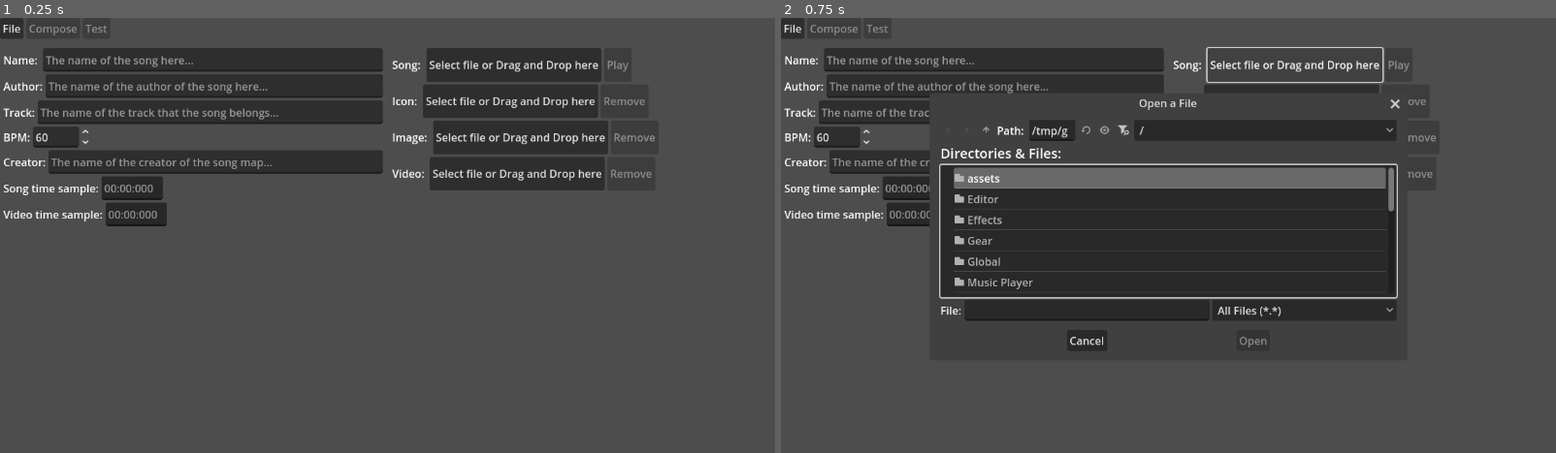
Above: before the commit, frames 1-2 (left to right).
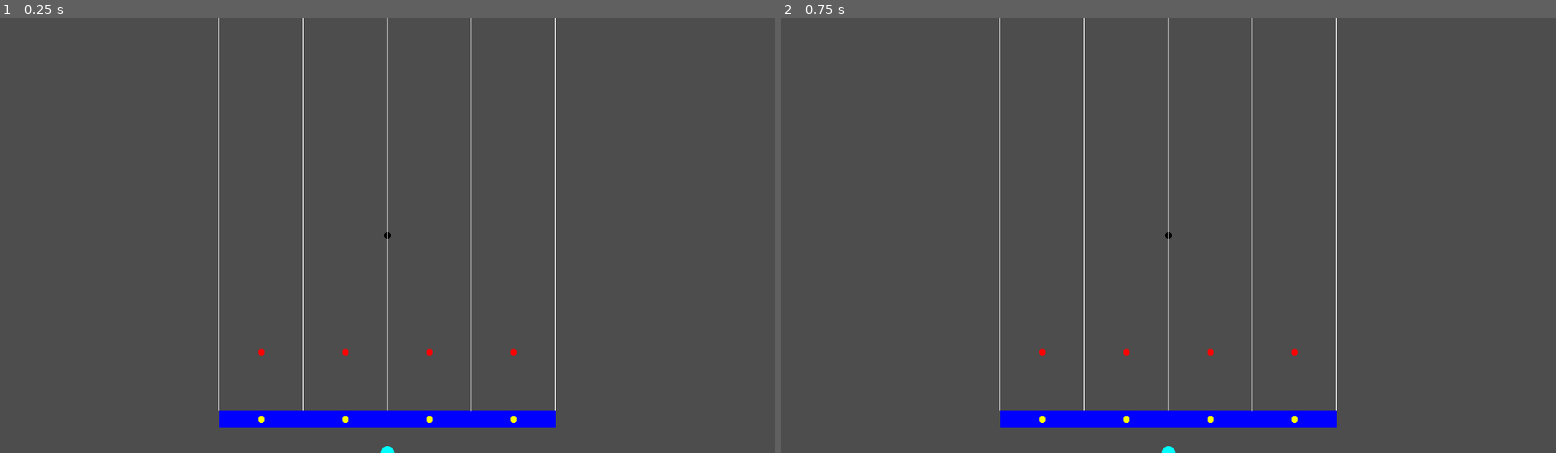
Above: after the commit, the same moments.

Repository: NothermanVEVO/June
Game: Godot game, scene res://Main.tscn
Same seed, same stepped clock (60 frames per second), same inputs: the game is played once before the commit and once after it.
Inputs (mouse positions are in pixels of both pictures, inside the frame that each line leads up to):
- Up to frame 1 (0.25 s): no input
- Up to frame 2 (0.75 s): click (1292, 65) at 0.5 s, where only the run before the commit has a clickable "Select file or Drag and Drop …"

The runs differ from the first frame. In frame 1, 20% of the frame differs, in the area x 0-85%, y 0-100%; in frame 2, 33%.

Commit message:
2025/09/08 - 007
- Created a Global Loader Class to load the game resources.
- Creating the Game...

Diff:
--- a/beat-the-beat/Editor/EditorSettings.gd
+++ b/beat-the-beat/Editor/EditorSettings.gd
@@ -85,7 +85,7 @@
 		_pop_up_dialog("Não foi possível achar o arquivo: \"" + path + "\"")
 		return
 
-	var stream = load_music_stream(path)
+	var stream = Loader.load_music_stream(path)
 
 	if stream is AudioStream:
 		Song.set_song(stream)
@@ -98,33 +98,17 @@
 		_pop_up_dialog("Não foi possível carregar o aúdio!")
 		return
 
-static func load_music_stream(path : String):
-	var stream
-	if path.get_extension() == "mp3":
-		stream = AudioStreamMP3.load_from_file(path)
-		return stream
-	elif path.get_extension() == "wav":
-		stream = AudioStreamWAV.load_from_file(path)
-		return stream
-	elif path.get_extension() == "ogg":
-		stream = AudioStreamOggVorbis.load_from_file(path)
-		return stream
-	return null
-
 func set_icon(path : String) -> void:
 	if not FileAccess.file_exists(path):
 		_pop_up_dialog("Não foi possível achar o arquivo: \"" + path + "\"")
 		return
 
-	var image := Image.new()
-	var error = image.load(path)
-
-	if error != OK:
+	var image_texture : ImageTexture = Loader.load_image(path)
+
+	if not image_texture:
 		_pop_up_dialog("Tipo de arquivo inválido!")
 		return
 	else:
-		var image_texture = ImageTexture.new()
-		image_texture.set_image(image)
 		icon_texture.texture = image_texture
 		remove_icon_button.disabled = false
 		_icon_path = path
@@ -135,15 +119,12 @@
 		_pop_up_dialog("Não foi possível achar o arquivo: \"" + path + "\"")
 		return
 
-	var image := Image.new()
-	var error = image.load(path)
-
-	if error != OK:
+	var image_texture : ImageTexture = Loader.load_image(path)
+
+	if not image_texture:
 		_pop_up_dialog("Tipo de arquivo inválido!")
 		return
 	else:
-		var image_texture = ImageTexture.new()
-		image_texture.set_image(image)
 		image_rect_texture.texture = image_texture
 		remove_image_button.disabled = false
 		_image_path = path
@@ -158,8 +139,7 @@
 		_pop_up_dialog("Não foi possível achar o arquivo: \"" + path + "\"")
 		return
 
-	var stream = VideoStreamTheora.new()
-	stream.file = path
+	var stream = Loader.load_video_stream(path)
 
 	if stream is VideoStream:
 		video_player.stream = stream
--- a/beat-the-beat/Editor/GameEditor.gd
+++ b/beat-the-beat/Editor/GameEditor.gd
@@ -98,7 +98,7 @@
 	_hit_zone_y = size.y + NoteHolder.get_hitzone()
 	gear.set_max_size_y(_hit_zone_y)
 	gear.position.x = size.x / 2
-	gear.position.y = size.y# - NoteHolder.get_hitzone()
+	gear.position.y = size.y
 
 func set_gear(type : Gear.Type) -> void:
 	remove_child(gear)
--- a/beat-the-beat/Global/Editor.gd
+++ b/beat-the-beat/Global/Editor.gd
@@ -21,13 +21,13 @@
 	DialogConfirmation.confirmed.connect(_confirmation_dialog_confirmed)
 	DialogConfirmation.canceled.connect(_confirmation_dialog_canceled)
 
-	## TEMP, REMOVE LATER
-	get_tree().root.add_child.call_deferred(editor_composer)
-	get_tree().root.add_child.call_deferred(editor_settings)
-	_current_scene = Scenes.SETTINGS
-	editor_composer.visible = false
-	editor_settings.visible = true
-	is_on_editor = true
+	## TEMP, REMOVE LATER TODO WARNING NOTE BUG
+	#get_tree().root.add_child.call_deferred(editor_composer)
+	#get_tree().root.add_child.call_deferred(editor_settings)
+	#_current_scene = Scenes.SETTINGS
+	#editor_composer.visible = false
+	#editor_settings.visible = true
+	#is_on_editor = true
 
 	get_tree().set_auto_accept_quit(false)
 
--- /dev/null
+++ b/beat-the-beat/Global/Loader.gd
@@ -0,0 +1,31 @@
+extends Node
+
+func load_music_stream(path : String):
+	var stream
+	if path.get_extension() == "mp3":
+		stream = AudioStreamMP3.load_from_file(path)
+		return stream
+	elif path.get_extension() == "wav":
+		stream = AudioStreamWAV.load_from_file(path)
+		return stream
+	elif path.get_extension() == "ogg":
+		stream = AudioStreamOggVorbis.load_from_file(path)
+		return stream
+	return null
+
+func load_image(path : String):
+	var image := Image.new()
+	var error = image.load(path)
+
+	if error != OK:
+		return null
+	else:
+		var image_texture = ImageTexture.new()
+		image_texture.set_image(image)
+		return image_texture
+
+func load_video_stream(path : String):
+	var stream = VideoStreamTheora.new()
+	stream.file = path
+
+	return stream
--- a/beat-the-beat/Main.tscn
+++ b/beat-the-beat/Main.tscn
@@ -1,3 +1,42 @@
-[gd_scene format=3 uid="uid://ckm76q263gm2s"]
+[gd_scene load_steps=2 format=3 uid="uid://ckm76q263gm2s"]
 
-[node name="Main" type="Node2D"]
+[ext_resource type="Script" uid="uid://i8p2ri84j03i" path="res://Music Player/MusicPlayer.gd" id="1_glv2v"]
+
+[node name="Main" type="Control"]
+layout_mode = 3
+anchors_preset = 15
+anchor_right = 1.0
+anchor_bottom = 1.0
+grow_horizontal = 2
+grow_vertical = 2
+script = ExtResource("1_glv2v")
+_song_resource_path = "C:\\Users\\yagon\\AppData\\Roaming\\Beat the Beat\\songs\\Brutal, acabou pro beta\\song_map.json"
+
+[node name="ColorRect" type="ColorRect" parent="."]
+visible = false
+layout_mode = 1
+anchors_preset = 15
+anchor_right = 1.0
+anchor_bottom = 1.0
+grow_horizontal = 2
+grow_vertical = 2
+color = Color(0, 0, 0, 1)
+
+[node name="VideoStreamPlayer" type="VideoStreamPlayer" parent="."]
+layout_mode = 1
+anchors_preset = 15
+anchor_right = 1.0
+anchor_bottom = 1.0
+grow_horizontal = 2
+grow_vertical = 2
+volume_db = -80.0
+expand = true
+loop = true
+
+[node name="TextureRect" type="TextureRect" parent="."]
+layout_mode = 1
+anchors_preset = 15
+anchor_right = 1.0
+anchor_bottom = 1.0
+grow_horizontal = 2
+grow_vertical = 2
--- a/beat-the-beat/Music Player/MusicPlayer.gd
+++ b/beat-the-beat/Music Player/MusicPlayer.gd
@@ -1,20 +1,68 @@
-extends Node2D
+extends Control
 
 class_name MusicPlayer
+
+@export var _song_resource_path : String
+var _song_resource : SongResource
+
+@onready var video : VideoStreamPlayer = $VideoStreamPlayer
+@onready var image : TextureRect = $TextureRect
+
+var song_map : SongMap
+var song_stream : AudioStream
+var video_stream : VideoStream
+var image_texture : ImageTexture
 
 var _gear : Gear
 
 func _ready() -> void:
+	if _song_resource_path:
+		load_song_resource(_song_resource_path)
+	Song.play()
+	video.play()
+	_gear = Gear.new(Gear.Type.FOUR_KEYS, Gear.Mode.EDITOR, false, size.y)
+	add_child(_gear)
+	_gear.position.x = size.x / 2
+	_gear.position.y = size.y
 	# TEMP ===========
 	#_gear = Gear.new(Gear.Type.SIX_KEYS)
 	#add_child(_gear)
 	# TEMP ===========
 	pass
 
-func _physics_process(delta: float) -> void:
+func _physics_process(_delta: float) -> void:
 	#if Input.is_action_just_pressed("ui_accept"):
 		#_gear.add_note_at(0)
 	pass
 
+func load_song_resource(path : String):  ##TODO MAKE A BETTER THING HERE TO RETURN FROM THE GAME
+	if not FileAccess.file_exists(path):
+		print("Arquivo não existe")
+		return
+
+	var file := FileAccess.open(path, FileAccess.READ)
+	var content := file.get_as_text()
+	file.close()
+
+	var json := JSON.new()
+	var result = json.parse(content)
+	if result == OK:
+		var json_data = json.get_data()
+		var validate_wrong = SongResource.validate_dictionary(json_data)
+		if validate_wrong:
+			print("Formato inválido de arquivo")
+			return
+		else:
+			_song_resource = SongResource.dictionary_to_resource(json_data)
+			if _song_resource.song:
+				song_stream = Loader.load_music_stream(_song_resource.song)
+				Song.set_song(song_stream)
+			if _song_resource.video:
+				video_stream = Loader.load_video_stream(_song_resource.video)
+				video.stream = video_stream
+			elif _song_resource.image:
+				image_texture = Loader.load_image(_song_resource.image)
+				image.texture = image_texture
+
 func _draw() -> void:
 	draw_circle(get_viewport_rect().size / 2, 5, Color.BLACK)
--- a/beat-the-beat/project.godot
+++ b/beat-the-beat/project.godot
@@ -26,6 +26,7 @@
 Song="*res://Global/Song.gd"
 DialogConfirmation="*res://Global/DialogConfirmation.gd"
 DialogFile="*res://Global/DialogFile.gd"
+Loader="*res://Global/Loader.gd"
 
 [display]
 
Not shown, added: beat-the-beat/Global/Loader.gd.uid
